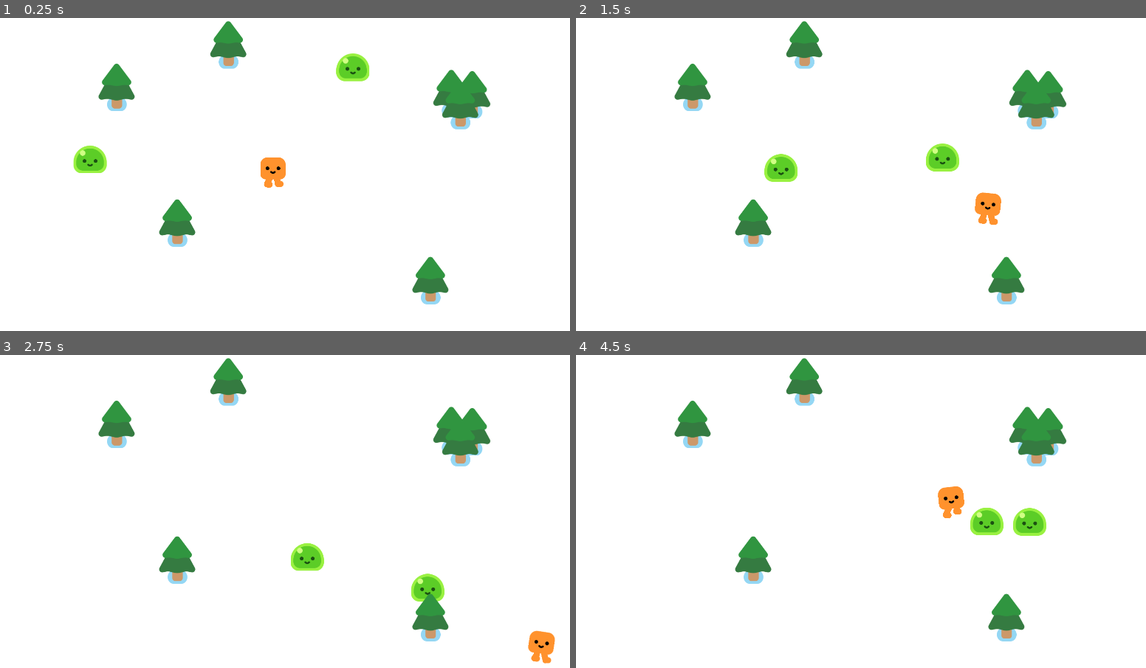
Above: before the commit, frames 1-4 (two rows, left to right).
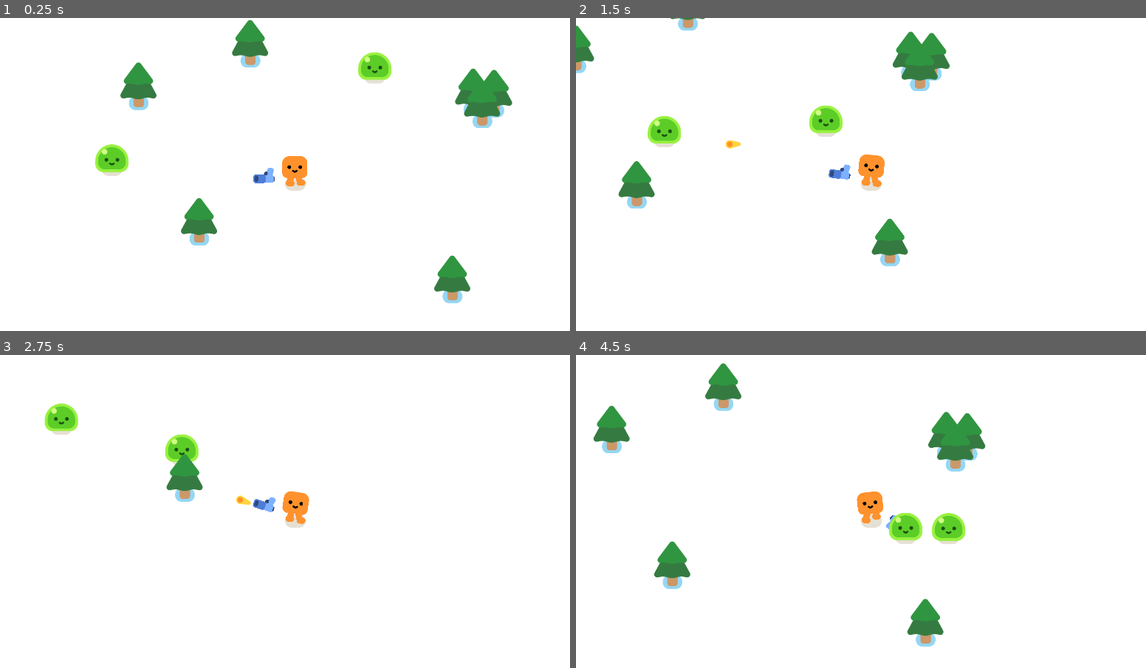
Above: after the commit, the same moments.

Repository: jferris72/gd-2d-tutorial
Game: Godot game, scene res://survivors_game.tscn
The game is run twice, just before and just after one commit, with the same random seed, the same clock (stepped at 60 frames per second) and the same inputs.
Inputs:
- Up to frame 1 (0.25 s): no input
- Up to frame 2 (1.5 s): hold D (move_right) 0.53-1.28 s; hold S (move_down) from 1.28 s (still down)
- Up to frame 3 (2.75 s): release S (move_down) at 2.03 s; hold D (move_right) from 2.03 s (still down)
- Up to frame 4 (4.5 s): release D (move_right) at 2.78 s; hold W (move_up) 2.78-3.53 s; hold A (move_left) from 3.53 s (still down)

The runs differ from the first frame. In frame 1, 7.9% of the frame differs, in the area x 12-90%, y 0-92%; in frame 2, 9.4%; in frame 3, 7.0%; in frame 4, 10%, in the area x 2-87%, y 0-94%.

Commit message:
Add gun and bullets, shoot bullets from gun

Diff:
--- /dev/null
+++ b/2d-project-start/bullet.gd
@@ -0,0 +1,21 @@
+extends Area2D
+
+var travelled_distance = 0
+
+func _physics_process(delta):
+	const SPEED = 1000
+	const RANGE = 1200
+
+	var direction = Vector2.RIGHT.rotated(rotation)
+	position += direction * SPEED * delta
+
+	travelled_distance += SPEED * delta
+
+	if travelled_distance > RANGE:
+		queue_free()
+
+
+func _on_body_entered(body):
+	queue_free()
+	if body.has_method("take_damage"):
+		body.take_damage()
--- /dev/null
+++ b/2d-project-start/bullet.tscn
@@ -0,0 +1,22 @@
+[gd_scene load_steps=4 format=3 uid="uid://eyvndbhdys7f"]
+
+[ext_resource type="Texture2D" uid="uid://dftkbqwsfd68r" path="res://pistol/projectile.png" id="1_v7oki"]
+[ext_resource type="Script" uid="uid://ckxwjpgvms5qv" path="res://bullet.gd" id="1_v8qja"]
+
+[sub_resource type="CircleShape2D" id="CircleShape2D_v8qja"]
+radius = 17.0294
+
+[node name="Bullet" type="Area2D"]
+top_level = true
+collision_layer = 0
+collision_mask = 3
+script = ExtResource("1_v8qja")
+
+[node name="Projectile" type="Sprite2D" parent="."]
+position = Vector2(-11, -1)
+texture = ExtResource("1_v7oki")
+
+[node name="CollisionShape2D" type="CollisionShape2D" parent="."]
+shape = SubResource("CircleShape2D_v8qja")
+
+[connection signal="body_entered" from="." to="." method="_on_body_entered"]
--- /dev/null
+++ b/2d-project-start/gun.gd
@@ -0,0 +1,19 @@
+extends Area2D
+
+
+func _physics_process(delta):
+	var enemies_in_range = get_overlapping_bodies()
+	if enemies_in_range.size() > 0:
+		var target_enemy = enemies_in_range[0]
+		look_at(target_enemy.global_position)
+
+func shoot():
+	const BULLET = preload("res://bullet.tscn")
+	var new_bullet = BULLET.instantiate()
+	new_bullet.global_position = %ShootingPoint.global_position
+	new_bullet.global_rotation = %ShootingPoint.global_rotation
+	%ShootingPoint.add_child(new_bullet)
+
+
+func _on_timer_timeout():
+	shoot()
--- /dev/null
+++ b/2d-project-start/gun.tscn
@@ -0,0 +1,31 @@
+[gd_scene load_steps=4 format=3 uid="uid://kc3vn4vea5ac"]
+
+[ext_resource type="Script" uid="uid://sip7h7ecidn8" path="res://gun.gd" id="1_dk5gl"]
+[ext_resource type="Texture2D" uid="uid://cswb5do8rrj7q" path="res://pistol/pistol.png" id="1_vk1bi"]
+
+[sub_resource type="CircleShape2D" id="CircleShape2D_dk5gl"]
+radius = 846.085
+
+[node name="Gun" type="Area2D"]
+collision_layer = 0
+collision_mask = 2
+script = ExtResource("1_dk5gl")
+
+[node name="CollisionShape2D" type="CollisionShape2D" parent="."]
+shape = SubResource("CircleShape2D_dk5gl")
+
+[node name="WeaponPivot" type="Marker2D" parent="."]
+
+[node name="Pistol" type="Sprite2D" parent="WeaponPivot"]
+position = Vector2(100, -11)
+texture = ExtResource("1_vk1bi")
+
+[node name="ShootingPoint" type="Marker2D" parent="WeaponPivot/Pistol"]
+unique_name_in_owner = true
+position = Vector2(26, -12)
+
+[node name="Timer" type="Timer" parent="."]
+wait_time = 0.3
+autostart = true
+
+[connection signal="timeout" from="Timer" to="." method="_on_timer_timeout"]
--- a/2d-project-start/mob.tscn
+++ b/2d-project-start/mob.tscn
@@ -7,6 +7,8 @@
 radius = 50.04
 
 [node name="Mob" type="CharacterBody2D"]
+collision_layer = 3
+collision_mask = 3
 script = ExtResource("1_nokgg")
 
 [node name="Slime" parent="." instance=ExtResource("1_dy6sc")]
--- a/2d-project-start/player.tscn
+++ b/2d-project-start/player.tscn
@@ -1,15 +1,21 @@
-[gd_scene load_steps=4 format=3 uid="uid://dw1atte4fiqdo"]
+[gd_scene load_steps=5 format=3 uid="uid://dw1atte4fiqdo"]
 
 [ext_resource type="PackedScene" uid="uid://pbmyh1qru7p" path="res://characters/happy_boo/happy_boo.tscn" id="1_4flbx"]
 [ext_resource type="Script" uid="uid://cijkkg2yo10dp" path="res://player.gd" id="1_onrkg"]
+[ext_resource type="PackedScene" uid="uid://kc3vn4vea5ac" path="res://gun.tscn" id="3_i3pqv"]
 
 [sub_resource type="CircleShape2D" id="CircleShape2D_onrkg"]
 radius = 17.6918
 
-[node name="CharacterBody2D" type="CharacterBody2D"]
+[node name="Player" type="CharacterBody2D"]
 script = ExtResource("1_onrkg")
 
 [node name="HappyBoo" parent="." instance=ExtResource("1_4flbx")]
 
 [node name="CollisionShape2D" type="CollisionShape2D" parent="."]
 shape = SubResource("CircleShape2D_onrkg")
+
+[node name="Camera2D" type="Camera2D" parent="."]
+
+[node name="Gun" parent="." instance=ExtResource("3_i3pqv")]
+position = Vector2(-1, -37)
--- a/2d-project-start/survivors_game.tscn
+++ b/2d-project-start/survivors_game.tscn
@@ -8,11 +8,14 @@
 y_sort_enabled = true
 position = Vector2(0, 2)
 
-[node name="ColorRect" type="ColorRect" parent="."]
+[node name="CanvasLayer" type="CanvasLayer" parent="."]
+layer = -1
+
+[node name="ColorRect" type="ColorRect" parent="CanvasLayer"]
 offset_left = -18.0
-offset_top = -8.0
+offset_top = -6.0
 offset_right = 1936.0
-offset_bottom = 1092.0
+offset_bottom = 1094.0
 
 [node name="Player" parent="." instance=ExtResource("1_y3pti")]
 position = Vector2(889, 542)
Not shown, added: 2d-project-start/bullet.gd.uid
Not shown, added: 2d-project-start/gun.gd.uid
